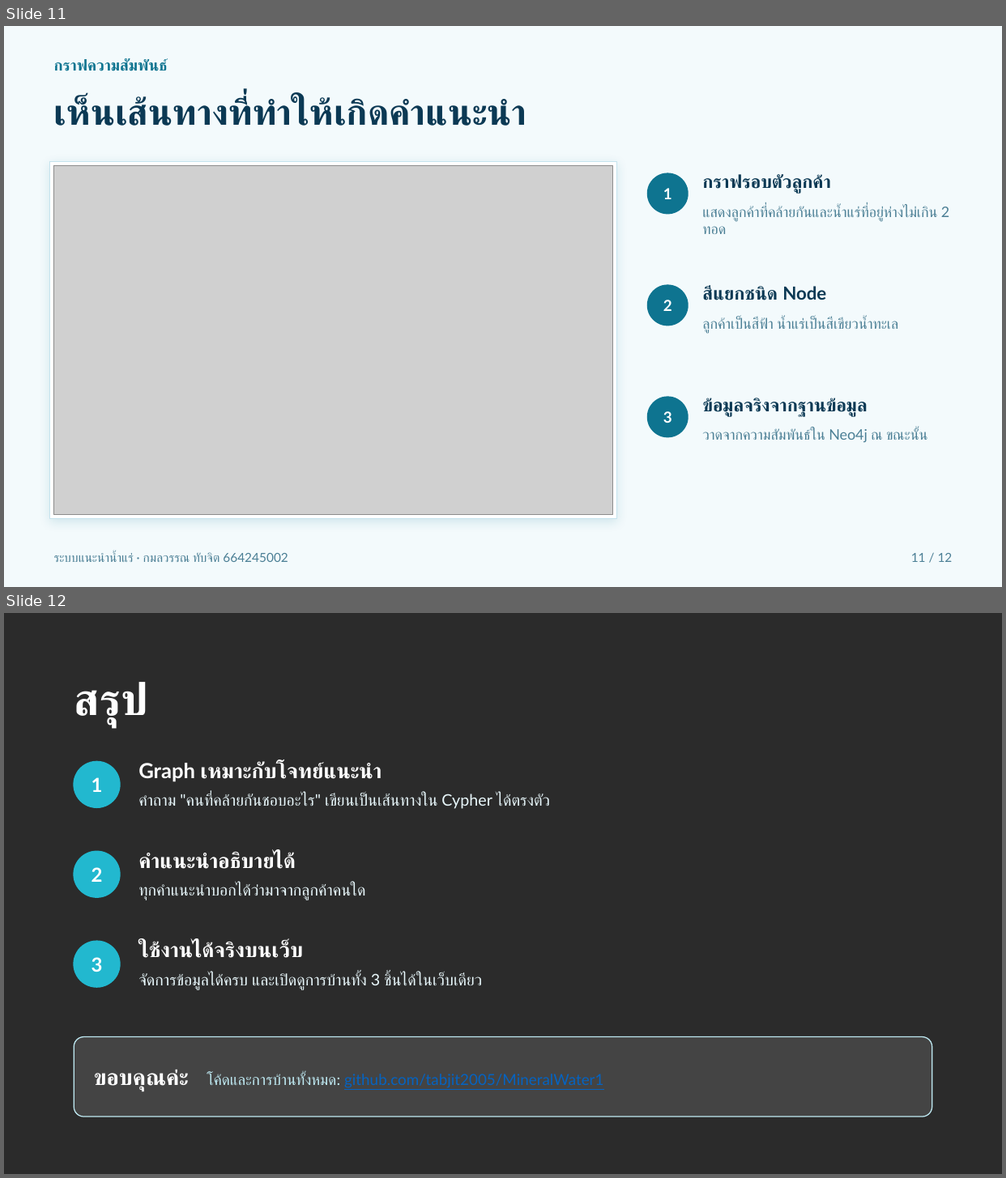
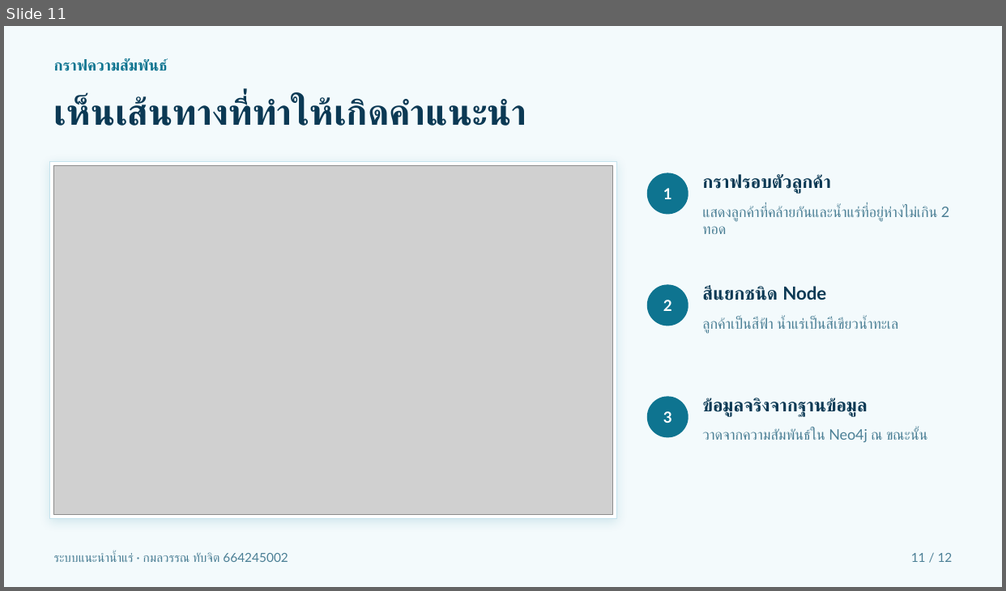
Before and after one commit to tabjit2005/MineralWater1, a slide deck: presentation/MineralWater_Presentation.pptx. Shown one above the other, each under a label of ours: slides 11 and 12 before the commit, slide 11 after it. The pictures are 1006x1178 and 1006x591 pixels, drawn with LibreOffice and Linux fonts; fonts in the diff are those of the drawing; grey boxes stand for pictures; background and template pictures are left out; a plain dark background stands for a picture behind light text. Boxes give left, top, right and bottom in pixels: in the first picture for what was removed or moved away, otherwise in the second. Text is boxed around its words. In the diff, an @@ line names an element or a change of style, - is before the commit and + after.

```diff
--- a/presentation/MineralWater_Presentation.pptx
+++ b/presentation/MineralWater_Presentation.pptx
@@ slide 12 removed at (4, 613, 1002, 1174), background picture (left out) @@
@@ text removed at (74, 682, 148, 727) @@
-สรุป
@@ ellipse removed at (74, 762, 120, 807) @@
@@ text removed at (91, 777, 103, 792) @@
-1
@@ text removed at (138, 762, 382, 782) @@
-Graph เหมาะกับโจทย์แนะนำ
@@ text removed at (138, 792, 550, 809) @@
-คำถาม "คนที่คล้ายกันชอบอะไร" เขียนเป็นเส้นทางใน Cypher ได้ตรงตัว
@@ ellipse removed at (74, 851, 120, 897) @@
@@ text removed at (138, 852, 294, 869) @@
-คำแนะนำอธิบายได้
@@ text removed at (91, 867, 103, 882) @@
-2
@@ text removed at (138, 884, 365, 901) @@
-ทุกคำแนะนำบอกได้ว่ามาจากลูกค้าคนใด
@@ ellipse removed at (74, 941, 120, 987) @@
@@ text removed at (138, 942, 303, 958) @@
-ใช้งานได้จริงบนเว็บ
@@ text removed at (91, 957, 103, 972) @@
-3
@@ text removed at (138, 973, 482, 990) @@
-จัดการข้อมูลได้ครบ และเปิดดูการบ้านทั้ง 3 ชิ้นได้ในเว็บเดียว
@@ rounded rectangle removed at (74, 1037, 932, 1117) @@
@@ text removed at (94, 1070, 603, 1092) @@
-ขอบคุณค่ะ โค้ดและการบ้านทั้งหมด: github.com/tabjit2005/MineralWater1
```
Also in this commit, not shown: 1 slide added.
